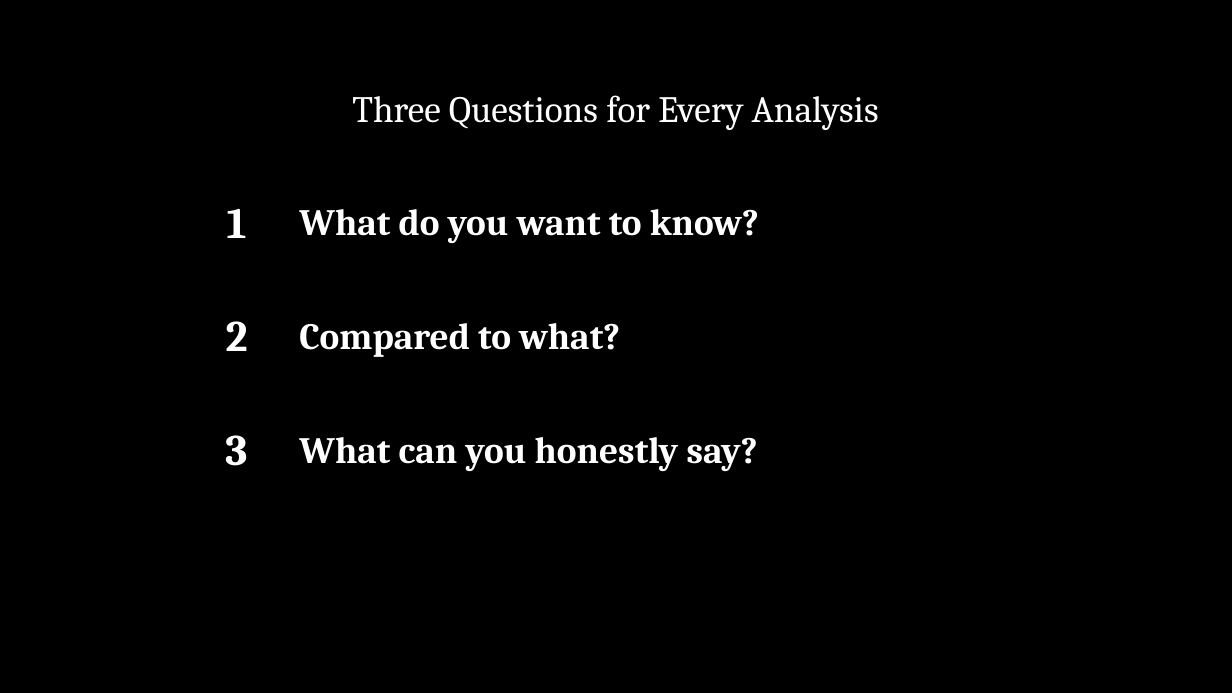
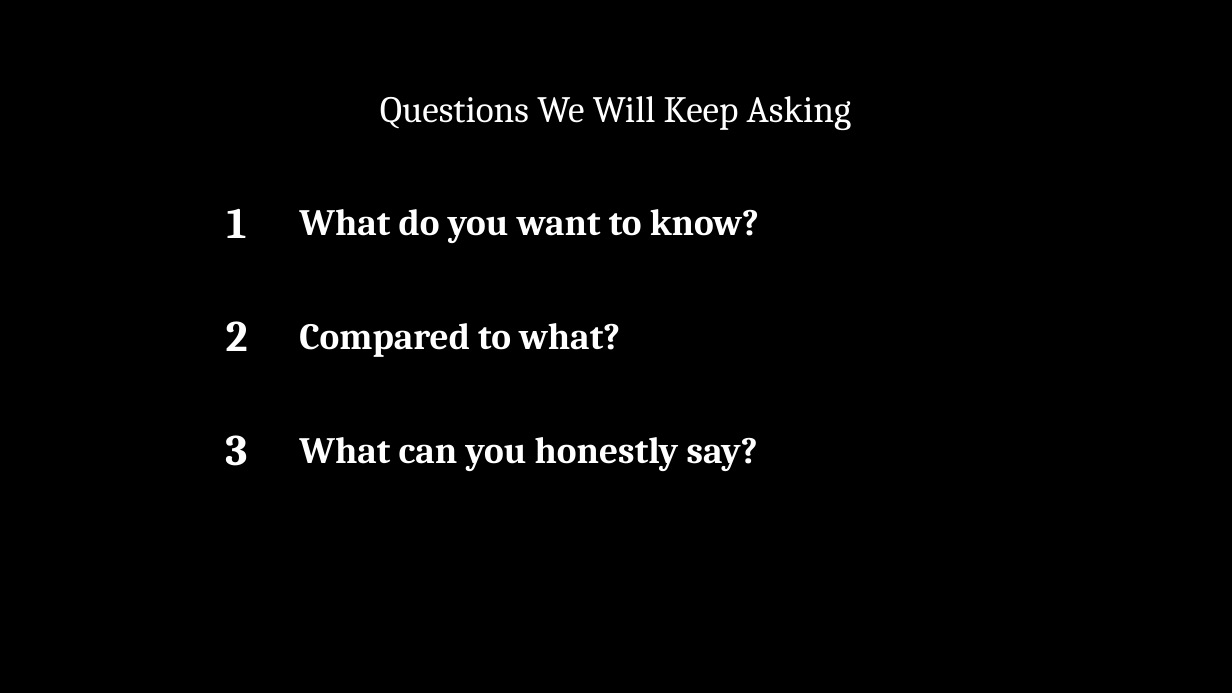
Before and after one commit to zjelveh/zjelveh.github.io, a slide deck: slide 7 of files/ccjs418e_fall2026/lecture_1.pptx (slide 8 before the commit). Drawn at 1232x693 pixels with LibreOffice and Linux fonts; fonts in the diff are those of the drawing. Boxes give left, top, right and bottom in pixels: in the first picture for what was removed or moved away, otherwise in the second. Text is boxed around its words. In the diff, an @@ line names an element or a change of style, - is before the commit and + after.

```diff
--- a/files/ccjs418e_fall2026/lecture_1.pptx
+++ b/files/ccjs418e_fall2026/lecture_1.pptx
@@ text at bbox=[380, 96, 852, 130]: text changed @@
-Three Questions for Every Analysis
+Questions We Will Keep Asking
```
Also in this commit, not shown: 14 other slides changed, 2 slides removed.
